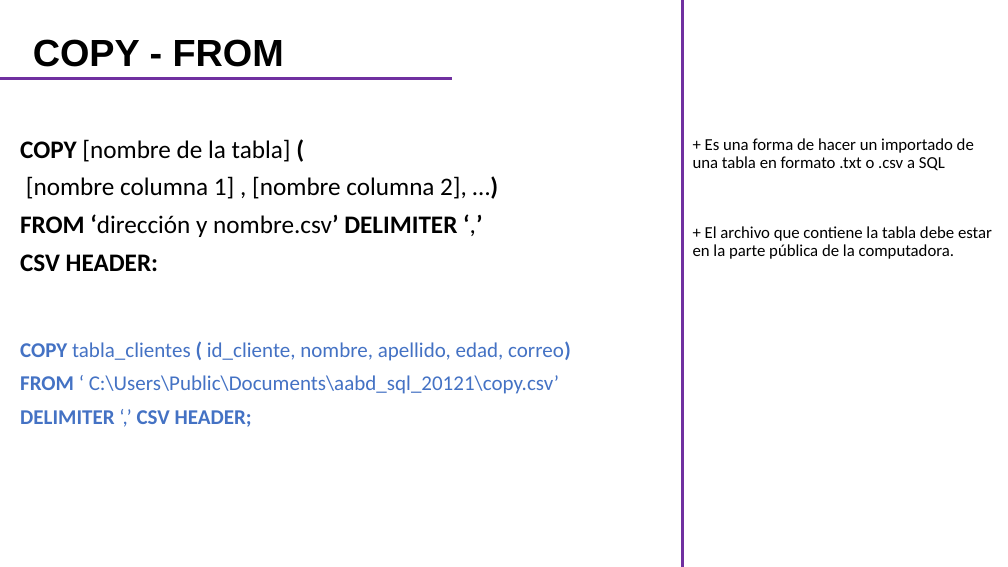
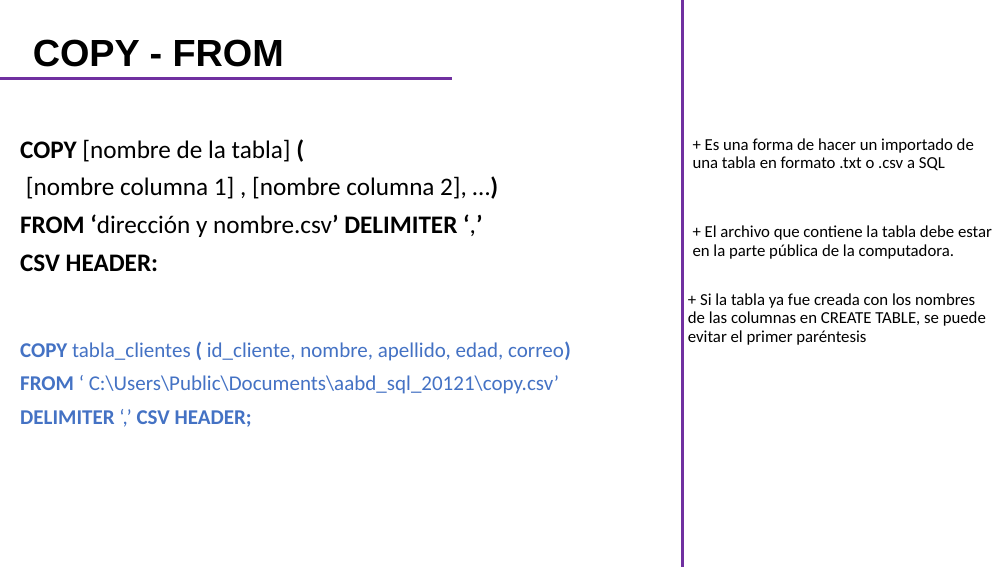
Before and after one commit to CarlosCamposs/Curso-AABD_SQL, a slide deck: slide 5 of Curso AABD-SQL (Notas).pptx. Drawn at 1008x567 pixels with LibreOffice and Linux fonts; fonts in the diff are those of the drawing. Boxes give left, top, right and bottom in pixels: in the first picture for what was removed or moved away, otherwise in the second. Text is boxed around its words. In the diff, an @@ line names an element or a change of style, - is before the commit and + after.

Commit message:
Acordeón

```diff
--- a/Curso AABD-SQL (Notas).pptx
+++ b/Curso AABD-SQL (Notas).pptx
@@ text added at bbox=[688, 293, 986, 345], 16 pt, text #000000 @@
++ Si la tabla ya fue creada con los nombres de las columnas en CREATE TABLE, se puede evitar el primer paréntesis
```
